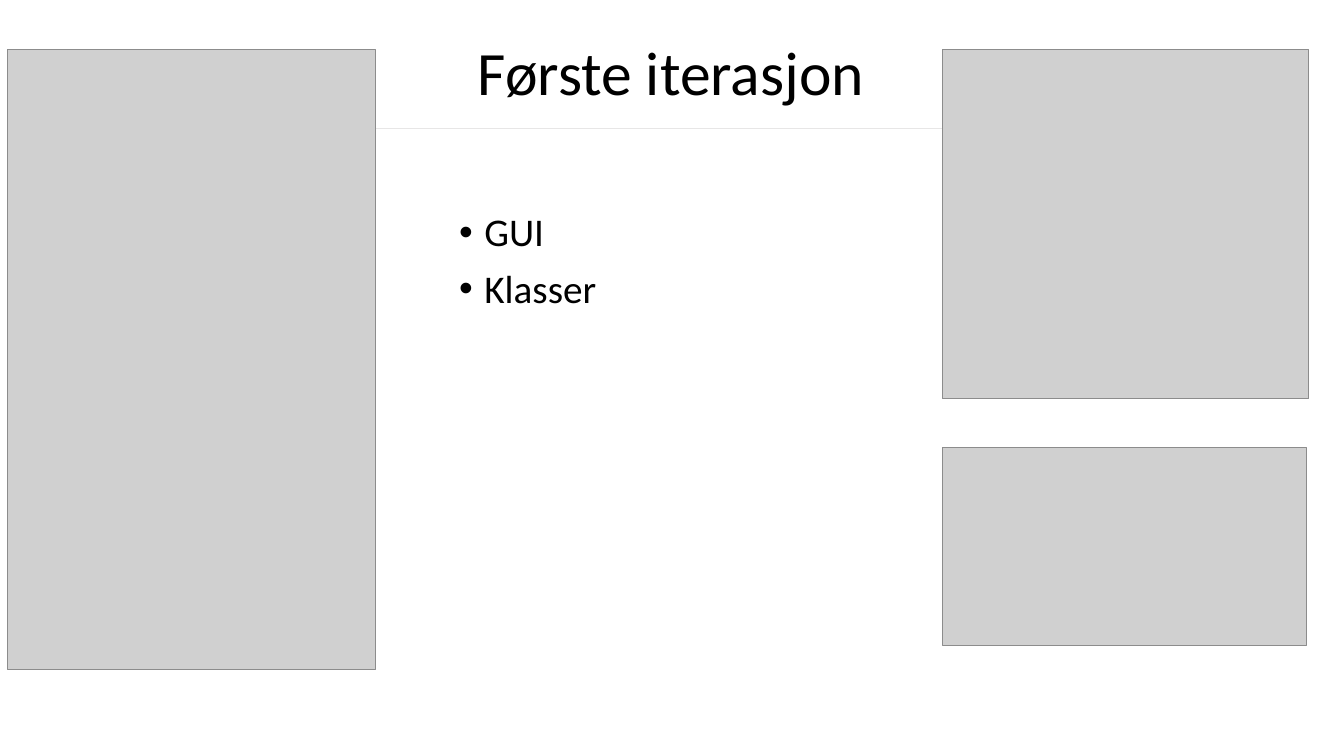
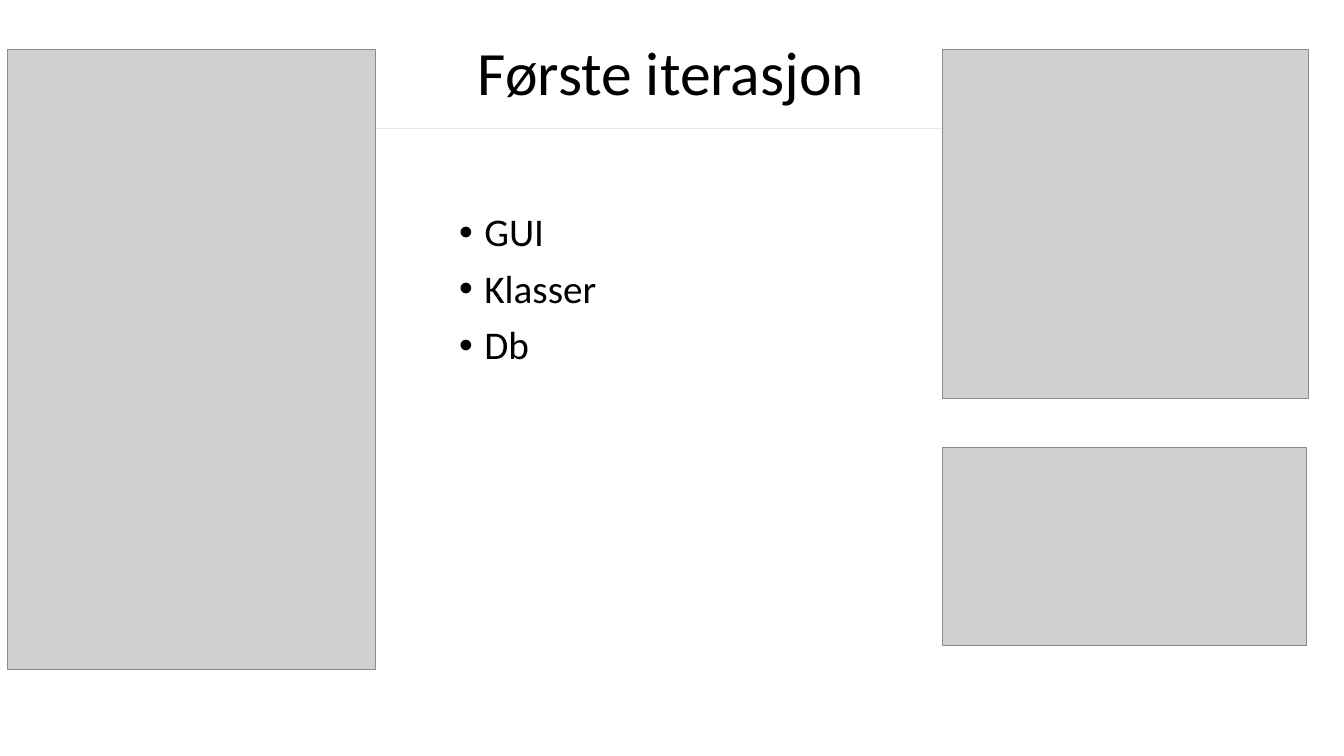
Before and after one commit to andreasski/IT1901, a slide deck: slide 14 of Documentation/Presentation.pptx. Drawn at 1344x756 pixels with LibreOffice and Linux fonts; fonts in the diff are those of the drawing; grey boxes stand for pictures. Boxes give left, top, right and bottom in pixels: in the first picture for what was removed or moved away, otherwise in the second. Text is boxed around its words. In the diff, an @@ line names an element or a change of style, - is before the commit and + after.

```diff
--- a/Documentation/Presentation.pptx
+++ b/Documentation/Presentation.pptx
@@ text at bbox=[484, 331, 529, 360]: paragraph added @@
+• Db
```
Also in this commit, not shown: 1 other slide changed.
